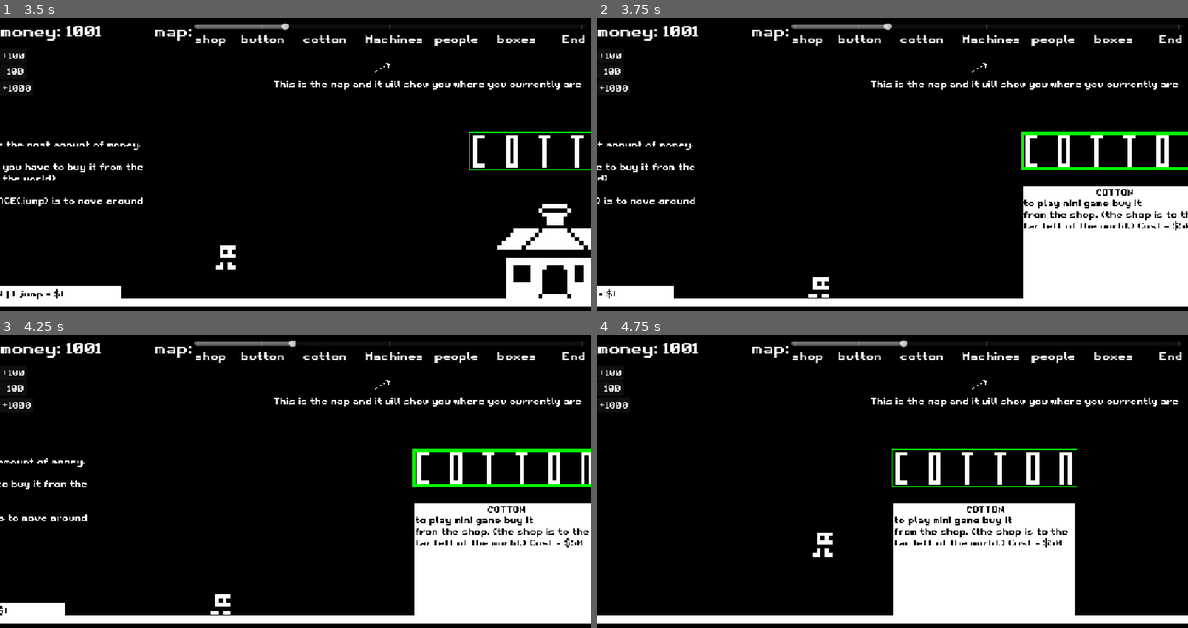
Above: before the commit, frames 1-4 (two rows, left to right).
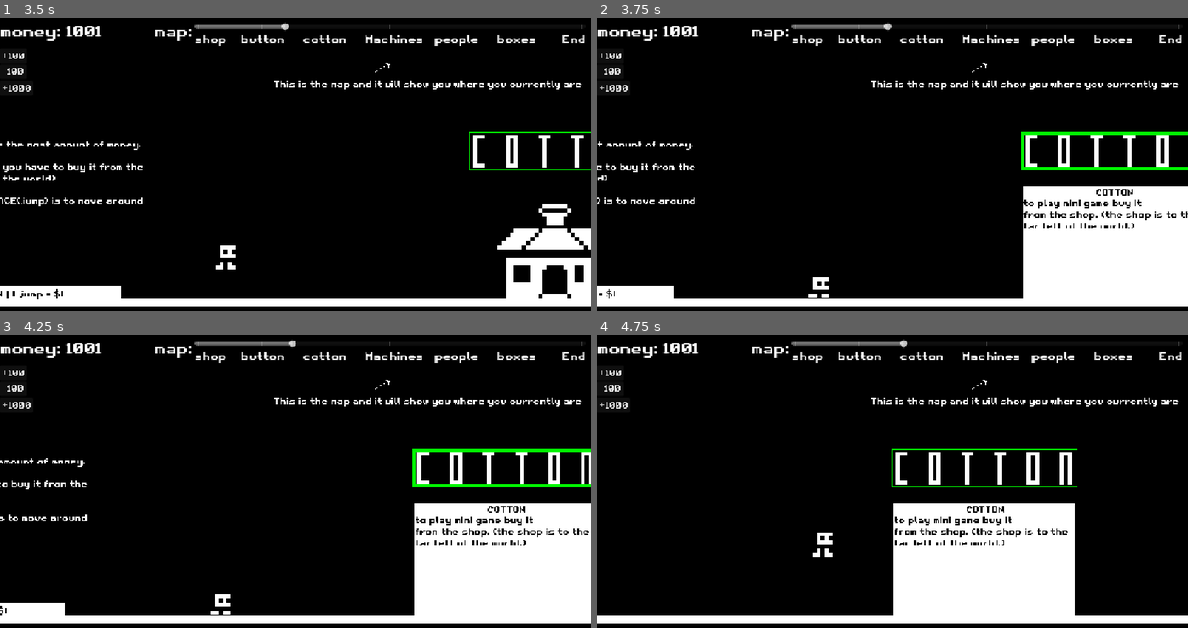
Above: after the commit, the same moments.

Repository: simonM-b/world-history-midterm
Game: Godot game, scene res://scene + script/main.tscn
Two runs of this game, one before a commit and one after it. Both use one fixed random seed, a clock stepped at 60 frames per second and the inputs below.
Inputs (mouse positions are in pixels of both pictures, inside the frame that each line leads up to):
- Up to frame 1 (3.5 s): click "+100" at 0.5 s; click "+1000" at 1.25 s; click "-100" at 2 s; tap Enter (ui_accept) at 2.75 s; move the mouse to (425, 167) at 2.77 s; hold Right (right) from 2.78 s (still down); hold Shift (2x speed) from 2.78 s (still down); click (425, 167) at 2.92 s; tap Space (jump) at 3.02 s
- Up to frame 2 (3.75 s): release Right (right) at 3.5 s; release Shift (2x speed) at 3.5 s; click (1158, 149) at 3.5 s
- Up to frame 3 (4.25 s): no input
- Up to frame 4 (4.75 s): tap Enter (ui_accept) at 4.25 s; move the mouse to (774, 516) at 4.27 s; hold Right (right) from 4.28 s (still down); tap Shift (2x speed) at 4.35 s; click (774, 516) at 4.42 s; tap Space (jump) at 4.52 s

Frame 1 is identical in both runs. In frame 2, less than 0.1% of the frame differs, in the area x 91-100%, y 69-73%; in frame 3, less than 0.1%; in frame 4, less than 0.1%, in the area x 69-79%, y 69-73%.

Commit message:
foxed prices in shop

Diff:
--- a/GLOBAL.gd
+++ b/GLOBAL.gd
@@ -24,7 +24,7 @@
 	button = 1,
 	cotton = 5,
 	machines = 50,
-	people = 500,
+	people = 600,
 	boxes = 5000
 }
 
@@ -34,7 +34,7 @@
 	machines = 1000,
 	people = 9000,
 	boxes = 20000,
-	end = 291100
+	end = 500000
 }
 
 var listOfMapPeopleMaps = []
--- a/scene + script/boxes_ui.tscn
+++ b/scene + script/boxes_ui.tscn
@@ -220,8 +220,7 @@
 theme_override_font_sizes/font_size = 32
 text = "to play mini game buy it
 from the shop. (the shop is to the
-far left of the world.)
-Cost = $20000"
+far left of the world.) "
 
 [node name="stack checker" type="Node2D" parent="." unique_id=54904691]
 
--- a/scene + script/cotton_ui.tscn
+++ b/scene + script/cotton_ui.tscn
@@ -14,7 +14,7 @@
 
 [sub_resource type="StyleBoxEmpty" id="StyleBoxEmpty_xs2gf"]
 
-[node name="cotton ui" type="Control"]
+[node name="cotton ui" type="Control" unique_id=1082297014]
 layout_mode = 3
 anchor_right = 0.614
 anchor_bottom = 0.69900006
@@ -25,13 +25,13 @@
 mouse_filter = 2
 script = ExtResource("1_xs2gf")
 
-[node name="ColorRect" type="ColorRect" parent="."]
+[node name="ColorRect" type="ColorRect" parent="." unique_id=978487565]
 layout_mode = 0
 offset_right = 709.0
 offset_bottom = 457.0
 mouse_filter = 2
 
-[node name="MarginContainer" type="MarginContainer" parent="ColorRect"]
+[node name="MarginContainer" type="MarginContainer" parent="ColorRect" unique_id=959373899]
 layout_mode = 0
 offset_right = 708.0
 offset_bottom = 455.0
@@ -41,26 +41,26 @@
 theme_override_constants/margin_right = 5
 theme_override_constants/margin_bottom = 5
 
-[node name="VBoxContainer" type="VBoxContainer" parent="ColorRect/MarginContainer"]
+[node name="VBoxContainer" type="VBoxContainer" parent="ColorRect/MarginContainer" unique_id=1857993440]
 layout_mode = 2
 mouse_filter = 2
 
-[node name="Label" type="Label" parent="ColorRect/MarginContainer/VBoxContainer"]
+[node name="Label" type="Label" parent="ColorRect/MarginContainer/VBoxContainer" unique_id=71743091]
 layout_mode = 2
 theme_override_colors/font_color = Color(0, 0, 0, 1)
 theme_override_font_sizes/font_size = 32
 text = "COTTON"
 horizontal_alignment = 1
 
-[node name="ColorRect2" type="ColorRect" parent="ColorRect/MarginContainer/VBoxContainer"]
+[node name="ColorRect2" type="ColorRect" parent="ColorRect/MarginContainer/VBoxContainer" unique_id=1515926627]
 layout_mode = 2
 size_flags_vertical = 3
 mouse_filter = 2
 color = Color(0, 0, 0, 1)
 
-[node name="Node2D" type="Node2D" parent="."]
+[node name="Node2D" type="Node2D" parent="." unique_id=1963685166]
 
-[node name="cotton" type="Sprite2D" parent="Node2D"]
+[node name="cotton" type="Sprite2D" parent="Node2D" unique_id=471688957]
 position = Vector2(122.999985, 2568.9998)
 scale = Vector2(10, 10)
 texture = ExtResource("2_gp5vi")
@@ -68,7 +68,7 @@
 region_rect = Rect2(48, 40, 8, 8)
 script = ExtResource("3_gp5vi")
 
-[node name="Button" type="Button" parent="Node2D/cotton"]
+[node name="Button" type="Button" parent="Node2D/cotton" unique_id=594355999]
 offset_left = -4.4999986
 offset_top = -4.4000244
 offset_right = 3.5000014
@@ -80,15 +80,15 @@
 theme_override_styles/focus = SubResource("StyleBoxEmpty_xs2gf")
 flat = true
 
-[node name="damageshow" type="Timer" parent="Node2D/cotton"]
+[node name="damageshow" type="Timer" parent="Node2D/cotton" unique_id=1509987444]
 wait_time = 0.05
 autostart = true
 
-[node name="cottonresettimer" type="Timer" parent="."]
+[node name="cottonresettimer" type="Timer" parent="." unique_id=681402839]
 wait_time = 0.1
 one_shot = true
 
-[node name="Label" type="Label" parent="."]
+[node name="Label" type="Label" parent="." unique_id=164618236]
 layout_mode = 0
 offset_left = 11.0
 offset_top = 359.0
@@ -98,20 +98,20 @@
 text = "Each     is a cotton. click 2-3 times
 to harvest. 1 cotton gives you $5"
 
-[node name="Sprite2D" type="Sprite2D" parent="Label"]
+[node name="Sprite2D" type="Sprite2D" parent="Label" unique_id=889121196]
 position = Vector2(130, 21)
 scale = Vector2(6, 6)
 texture = ExtResource("2_gp5vi")
 region_enabled = true
 region_rect = Rect2(48, 40, 8, 8)
 
-[node name="ColorRect2" type="ColorRect" parent="."]
+[node name="ColorRect2" type="ColorRect" parent="." unique_id=1343923596]
 layout_mode = 0
 offset_top = 46.0
 offset_right = 710.0
 offset_bottom = 457.0
 
-[node name="Label" type="Label" parent="ColorRect2"]
+[node name="Label" type="Label" parent="ColorRect2" unique_id=1816037082]
 layout_mode = 0
 offset_right = 40.0
 offset_bottom = 21.0
@@ -119,7 +119,7 @@
 theme_override_font_sizes/font_size = 32
 text = "to play mini game buy it
 from the shop. (the shop is to the
-far left of the world.) Cost = $50"
+far left of the world.)"
 
 [connection signal="killed" from="Node2D/cotton" to="." method="_on_cotton_killed"]
 [connection signal="pressed" from="Node2D/cotton/Button" to="Node2D/cotton" method="_on_button_pressed"]
--- a/scene + script/machines_ui.tscn
+++ b/scene + script/machines_ui.tscn
@@ -184,7 +184,7 @@
 theme_override_font_sizes/font_size = 32
 text = "to play mini game buy it
 from the shop. (the shop is to the
-far left of the world.) Cost = $1000"
+far left of the world.)"
 
 [node name="Label" type="Label" parent="." unique_id=1035555160]
 layout_mode = 0
--- a/scene + script/people search boxes/people_ui.gd
+++ b/scene + script/people search boxes/people_ui.gd
@@ -58,7 +58,7 @@
 func mouseEndC(inside):
 	isInEnd = inside
 	if isInsideCorrectBorder:
-		$"when get to end wait untill call win".start()
+		$"wait untill call win".start()
 	print("END", inside)
 
 
--- a/scene + script/people_ui.tscn
+++ b/scene + script/people_ui.tscn
@@ -60,7 +60,6 @@
 end of it. the mouse cannot touch any walls of the maze"
 
 [node name="Label2" type="Label" parent="." unique_id=2139547128]
-visible = false
 layout_mode = 0
 offset_left = 712.0
 offset_right = 1071.0
--- a/scene + script/shop_ui.tscn
+++ b/scene + script/shop_ui.tscn
@@ -18,7 +18,7 @@
 border_width_bottom = 8
 border_color = Color(0, 0.9647059, 0, 1)
 
-[node name="shop" type="Control"]
+[node name="shop" type="Control" unique_id=21790807]
 layout_mode = 3
 anchors_preset = 15
 anchor_right = 1.0
@@ -27,39 +27,39 @@
 grow_vertical = 2
 script = ExtResource("1_c23uf")
 
-[node name="ColorRect" type="ColorRect" parent="."]
+[node name="ColorRect" type="ColorRect" parent="." unique_id=1178374389]
 layout_mode = 0
 offset_right = 554.0
 offset_bottom = 457.0
 
-[node name="MarginContainer" type="MarginContainer" parent="ColorRect"]
+[node name="MarginContainer" type="MarginContainer" parent="ColorRect" unique_id=1928280486]
 layout_mode = 0
 offset_right = 40.0
 offset_bottom = 40.0
 theme_override_constants/margin_left = 10
 theme_override_constants/margin_top = 5
 
-[node name="VBoxContainer" type="VBoxContainer" parent="ColorRect/MarginContainer"]
+[node name="VBoxContainer" type="VBoxContainer" parent="ColorRect/MarginContainer" unique_id=1504733532]
 layout_mode = 2
 theme_override_constants/separation = 6
 
-[node name="Label" type="Label" parent="ColorRect/MarginContainer/VBoxContainer"]
+[node name="Label" type="Label" parent="ColorRect/MarginContainer/VBoxContainer" unique_id=970467148]
 layout_mode = 2
 theme_override_colors/font_color = Color(0, 0, 0, 1)
 theme_override_font_sizes/font_size = 32
 text = "SHOP"
 horizontal_alignment = 1
 
-[node name="HSeparator" type="HSeparator" parent="ColorRect/MarginContainer/VBoxContainer"]
+[node name="HSeparator" type="HSeparator" parent="ColorRect/MarginContainer/VBoxContainer" unique_id=265616583]
 modulate = Color(1, 1, 1, 0)
 layout_mode = 2
 theme_override_constants/separation = 34
 
-[node name="walking speed" type="HBoxContainer" parent="ColorRect/MarginContainer/VBoxContainer"]
-layout_mode = 2
-theme_override_constants/separation = 10
-
-[node name="WspButton" type="Button" parent="ColorRect/MarginContainer/VBoxContainer/walking speed"]
+[node name="walking speed" type="HBoxContainer" parent="ColorRect/MarginContainer/VBoxContainer" unique_id=2071319524]
+layout_mode = 2
+theme_override_constants/separation = 10
+
+[node name="WspButton" type="Button" parent="ColorRect/MarginContainer/VBoxContainer/walking speed" unique_id=183647902]
 custom_minimum_size = Vector2(170, 0)
 layout_mode = 2
 focus_mode = 0
@@ -82,21 +82,21 @@
 theme_override_styles/hover = SubResource("StyleBoxFlat_c23uf")
 text = "buy $100"
 
-[node name="Label" type="Label" parent="ColorRect/MarginContainer/VBoxContainer/walking speed"]
+[node name="Label" type="Label" parent="ColorRect/MarginContainer/VBoxContainer/walking speed" unique_id=1034279778]
 layout_mode = 2
 theme_override_colors/font_color = Color(0, 0, 0, 1)
 theme_override_font_sizes/font_size = 25
 text = "2x sprinting speed
 (to sprint hold shift)"
 
-[node name="HSeparator2" type="HSeparator" parent="ColorRect/MarginContainer/VBoxContainer"]
-layout_mode = 2
-
-[node name="cotton plant" type="HBoxContainer" parent="ColorRect/MarginContainer/VBoxContainer"]
-layout_mode = 2
-theme_override_constants/separation = 10
-
-[node name="CButton" type="Button" parent="ColorRect/MarginContainer/VBoxContainer/cotton plant"]
+[node name="HSeparator2" type="HSeparator" parent="ColorRect/MarginContainer/VBoxContainer" unique_id=345574842]
+layout_mode = 2
+
+[node name="cotton plant" type="HBoxContainer" parent="ColorRect/MarginContainer/VBoxContainer" unique_id=861205467]
+layout_mode = 2
+theme_override_constants/separation = 10
+
+[node name="CButton" type="Button" parent="ColorRect/MarginContainer/VBoxContainer/cotton plant" unique_id=244148618]
 custom_minimum_size = Vector2(160, 0)
 layout_mode = 2
 focus_mode = 0
@@ -119,17 +119,17 @@
 theme_override_styles/hover = SubResource("StyleBoxFlat_c23uf")
 text = "buy $25"
 
-[node name="Label" type="Label" parent="ColorRect/MarginContainer/VBoxContainer/cotton plant"]
+[node name="Label" type="Label" parent="ColorRect/MarginContainer/VBoxContainer/cotton plant" unique_id=77580546]
 layout_mode = 2
 theme_override_colors/font_color = Color(0, 0, 0, 1)
 theme_override_font_sizes/font_size = 25
 text = "Cotton plant"
 
-[node name="Machines" type="HBoxContainer" parent="ColorRect/MarginContainer/VBoxContainer"]
-layout_mode = 2
-theme_override_constants/separation = 10
-
-[node name="mButton" type="Button" parent="ColorRect/MarginContainer/VBoxContainer/Machines"]
+[node name="Machines" type="HBoxContainer" parent="ColorRect/MarginContainer/VBoxContainer" unique_id=996641170]
+layout_mode = 2
+theme_override_constants/separation = 10
+
+[node name="mButton" type="Button" parent="ColorRect/MarginContainer/VBoxContainer/Machines" unique_id=617292114]
 custom_minimum_size = Vector2(180, 0)
 layout_mode = 2
 focus_mode = 0
@@ -152,18 +152,18 @@
 theme_override_styles/hover = SubResource("StyleBoxFlat_c23uf")
 text = "buy $1000"
 
-[node name="Label" type="Label" parent="ColorRect/MarginContainer/VBoxContainer/Machines"]
+[node name="Label" type="Label" parent="ColorRect/MarginContainer/VBoxContainer/Machines" unique_id=1339365638]
 layout_mode = 2
 theme_override_colors/font_color = Color(0, 0, 0, 1)
 theme_override_font_sizes/font_size = 25
 text = "Machines"
 
-[node name="people" type="HBoxContainer" parent="ColorRect/MarginContainer/VBoxContainer"]
+[node name="people" type="HBoxContainer" parent="ColorRect/MarginContainer/VBoxContainer" unique_id=937269511]
 modulate = Color(0.69135684, 0.6913568, 0.69135684, 0.39215687)
 layout_mode = 2
 theme_override_constants/separation = 10
 
-[node name="Button" type="Button" parent="ColorRect/MarginContainer/VBoxContainer/people"]
+[node name="Button" type="Button" parent="ColorRect/MarginContainer/VBoxContainer/people" unique_id=432113091]
 custom_minimum_size = Vector2(190, 0)
 layout_mode = 2
 focus_mode = 0
@@ -186,17 +186,17 @@
 theme_override_styles/hover = SubResource("StyleBoxFlat_c23uf")
 text = "buy $9000"
 
-[node name="Label" type="Label" parent="ColorRect/MarginContainer/VBoxContainer/people"]
+[node name="Label" type="Label" parent="ColorRect/MarginContainer/VBoxContainer/people" unique_id=281735672]
 layout_mode = 2
 theme_override_colors/font_color = Color(0, 0, 0, 1)
 theme_override_font_sizes/font_size = 25
 text = "People plant"
 
-[node name="boxes" type="HBoxContainer" parent="ColorRect/MarginContainer/VBoxContainer"]
-layout_mode = 2
-theme_override_constants/separation = 10
-
-[node name="bBButton" type="Button" parent="ColorRect/MarginContainer/VBoxContainer/boxes"]
+[node name="boxes" type="HBoxContainer" parent="ColorRect/MarginContainer/VBoxContainer" unique_id=703573256]
+layout_mode = 2
+theme_override_constants/separation = 10
+
+[node name="bBButton" type="Button" parent="ColorRect/MarginContainer/VBoxContainer/boxes" unique_id=2064842402]
 custom_minimum_size = Vector2(210, 0)
 layout_mode = 2
 focus_mode = 0
@@ -217,20 +217,20 @@
 theme_override_styles/normal = SubResource("StyleBoxFlat_sjqf3")
 theme_override_styles/pressed = SubResource("StyleBoxFlat_sjqf3")
 theme_override_styles/hover = SubResource("StyleBoxFlat_c23uf")
-text = "buy $45000"
-
-[node name="Label" type="Label" parent="ColorRect/MarginContainer/VBoxContainer/boxes"]
+text = "buy $20000"
+
+[node name="Label" type="Label" parent="ColorRect/MarginContainer/VBoxContainer/boxes" unique_id=1334552015]
 layout_mode = 2
 theme_override_colors/font_color = Color(0, 0, 0, 1)
 theme_override_font_sizes/font_size = 25
 text = "Shipping boxes"
 
-[node name="make a shirt" type="HBoxContainer" parent="ColorRect/MarginContainer/VBoxContainer"]
+[node name="make a shirt" type="HBoxContainer" parent="ColorRect/MarginContainer/VBoxContainer" unique_id=1053639950]
 modulate = Color(0.69135684, 0.6913568, 0.69135684, 0.39215687)
 layout_mode = 2
 theme_override_constants/separation = 10
 
-[node name="Button" type="Button" parent="ColorRect/MarginContainer/VBoxContainer/make a shirt"]
+[node name="Button" type="Button" parent="ColorRect/MarginContainer/VBoxContainer/make a shirt" unique_id=1605282427]
 custom_minimum_size = Vector2(220, 0)
 layout_mode = 2
 focus_mode = 0
@@ -253,7 +253,7 @@
 theme_override_styles/hover = SubResource("StyleBoxFlat_c23uf")
 text = "buy $500000"
 
-[node name="Label" type="Label" parent="ColorRect/MarginContainer/VBoxContainer/make a shirt"]
+[node name="Label" type="Label" parent="ColorRect/MarginContainer/VBoxContainer/make a shirt" unique_id=410059652]
 layout_mode = 2
 theme_override_colors/font_color = Color(0, 0, 0, 1)
 theme_override_font_sizes/font_size = 25
Not shown: 1 places in scene + script/cotton_ui.tscn that only renumber resources
Not shown: 1 places in scene + script/shop_ui.tscn that only renumber resources
